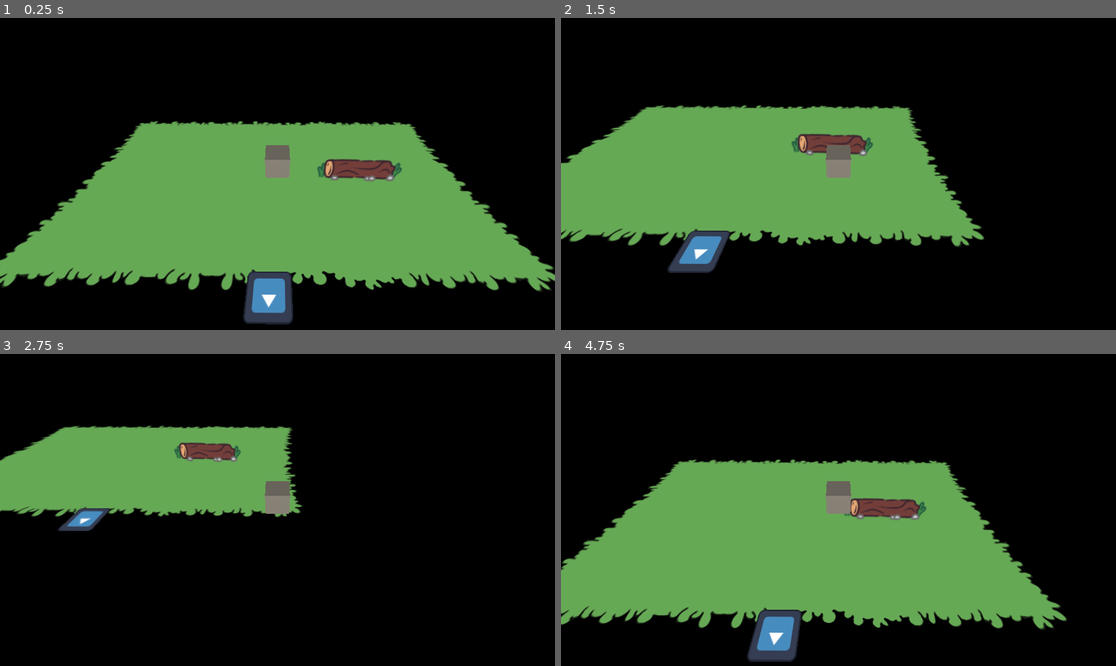
Above: before the commit, frames 1-4 (two rows, left to right).
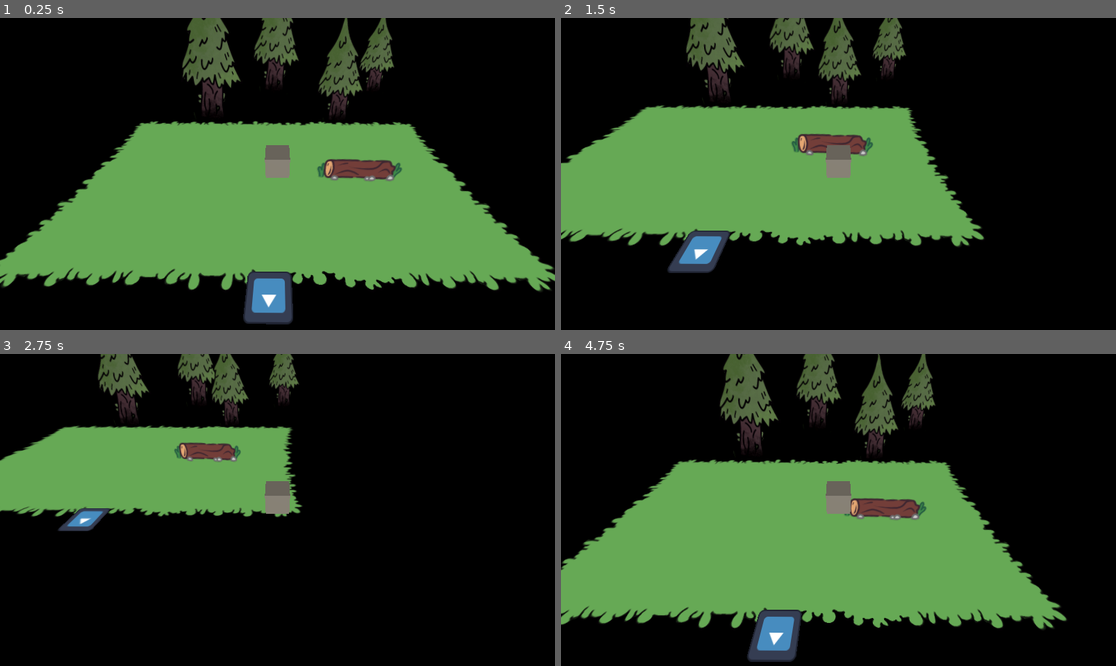
Above: after the commit, the same moments.

Repository: NHerreroo/Froguenture
Game: Godot game, scene res://Scenes/Main.tscn
The game is run twice, just before and just after one commit, with the same random seed, the same clock (stepped at 60 frames per second) and the same inputs. The engine's default icon, where the game draws it, is replaced by a stand-in: a white triangle on a blue panel in a dark square.
Inputs:
- Up to frame 1 (0.25 s): no input
- Up to frame 2 (1.5 s): tap Enter (ui_accept) at 0.5, 0.77 s; hold Right (ui_right) 0.53-1.28 s; hold Down (ui_down) from 1.28 s (still down)
- Up to frame 3 (2.75 s): tap Enter (ui_accept) at 1.52 s; release Down (ui_down) at 2.03 s; hold Right (ui_right) from 2.03 s (still down)
- Up to frame 4 (4.75 s): release Right (ui_right) at 2.78 s; hold Up (ui_up) 2.78-3.53 s; tap Enter (ui_accept) at 3.02, 3.77, 4.52 s; hold Left (ui_left) from 3.53 s (still down)

The runs differ from the first frame. In frame 1, 4.7% of the frame differs, in the area x 32-72%, y 0-32%; in frame 2, 4.0%; in frame 3, 3.0%; in frame 4, 4.7%.

Commit message:
FixingBugs anf adding vegeteation
level ambient

Diff:
--- a/Scenes/Doors/RightDoor.tscn
+++ b/Scenes/Doors/RightDoor.tscn
@@ -10,7 +10,7 @@
 script = ExtResource("1_52ewd")
 
 [node name="Sprite3D" type="Sprite3D" parent="."]
-transform = Transform3D(5.8, 0, 0, 0, 1.72853e-07, 5.8, 0, -5.8, 1.72853e-07, 0, 0, 0)
+transform = Transform3D(1.0005, 0, 0, 0, 2.98171e-08, 1.0005, 0, -1.0005, 2.98171e-08, 0, 0, 0)
 sorting_offset = 20.0
 texture = ExtResource("2_jf2jh")
 
--- a/Scenes/Rooms/initialRoom.tscn
+++ b/Scenes/Rooms/initialRoom.tscn
@@ -1,9 +1,10 @@
-[gd_scene load_steps=8 format=3 uid="uid://7fifk6tqomsr"]
+[gd_scene load_steps=9 format=3 uid="uid://7fifk6tqomsr"]
 
 [ext_resource type="Texture2D" uid="uid://deqve71143204" path="res://Sprites/floor.png" id="1_h7thi"]
 [ext_resource type="Script" path="res://Scripts/initialRoom.gd" id="1_xar1c"]
 [ext_resource type="PackedScene" uid="uid://yemt84rb13g0" path="res://Scenes/player.tscn" id="2_2cx58"]
 [ext_resource type="Texture2D" uid="uid://0ld6bc15v5jl" path="res://Sprites/trunk.png" id="3_phchb"]
+[ext_resource type="Texture2D" uid="uid://da61upnu41f0u" path="res://Sprites/Vegetation/Tree1Background.png" id="5_bwjtb"]
 
 [sub_resource type="BoxMesh" id="BoxMesh_oma5p"]
 
@@ -49,3 +50,23 @@
 transform = Transform3D(-0.016395, -0.187395, -0.516831, 0.0450448, 0.514864, -0.188111, 0.547907, -0.0479356, -2.39498e-08, 0, 1.5, -4)
 sorting_offset = 3.81
 texture = ExtResource("3_phchb")
+
+[node name="TreeBG" type="Sprite3D" parent="."]
+transform = Transform3D(-0.022953, -0.262353, -0.723563, -0.00403178, 0.723916, -0.262353, 0.769647, -0.00403177, -0.022953, -6, 2.3, -4)
+sorting_offset = -1.505
+texture = ExtResource("5_bwjtb")
+
+[node name="TreeBG2" type="Sprite3D" parent="."]
+transform = Transform3D(-0.0311505, -0.356051, -0.981979, 0.0855851, 0.978242, -0.357411, 1.04102, -0.0910776, -4.55046e-08, -6.87438, 2.9864, 3.87437)
+sorting_offset = -1.505
+texture = ExtResource("5_bwjtb")
+
+[node name="TreeBG3" type="Sprite3D" parent="."]
+transform = Transform3D(-0.022953, -0.262353, -0.723563, -0.00403178, 0.723916, -0.262353, 0.769647, -0.00403177, -0.022953, -11, 2.3, -8)
+sorting_offset = -1.505
+texture = ExtResource("5_bwjtb")
+
+[node name="TreeBG4" type="Sprite3D" parent="."]
+transform = Transform3D(-0.0311505, -0.356051, -0.981979, 0.0855851, 0.978242, -0.357411, 1.04102, -0.0910776, -4.55046e-08, -11.8744, 2.9864, -0.125632)
+sorting_offset = -1.505
+texture = ExtResource("5_bwjtb")
Binary file added: Sprites/Vegetation/Tree1.png
Not shown, added: Sprites/Vegetation/Tree1.png.import
Binary file added: Sprites/Vegetation/Tree1Background.png
Not shown, added: Sprites/Vegetation/Tree1Background.png.import
Not shown, added: Sprites/Vegetation/Tree1Background.png~
